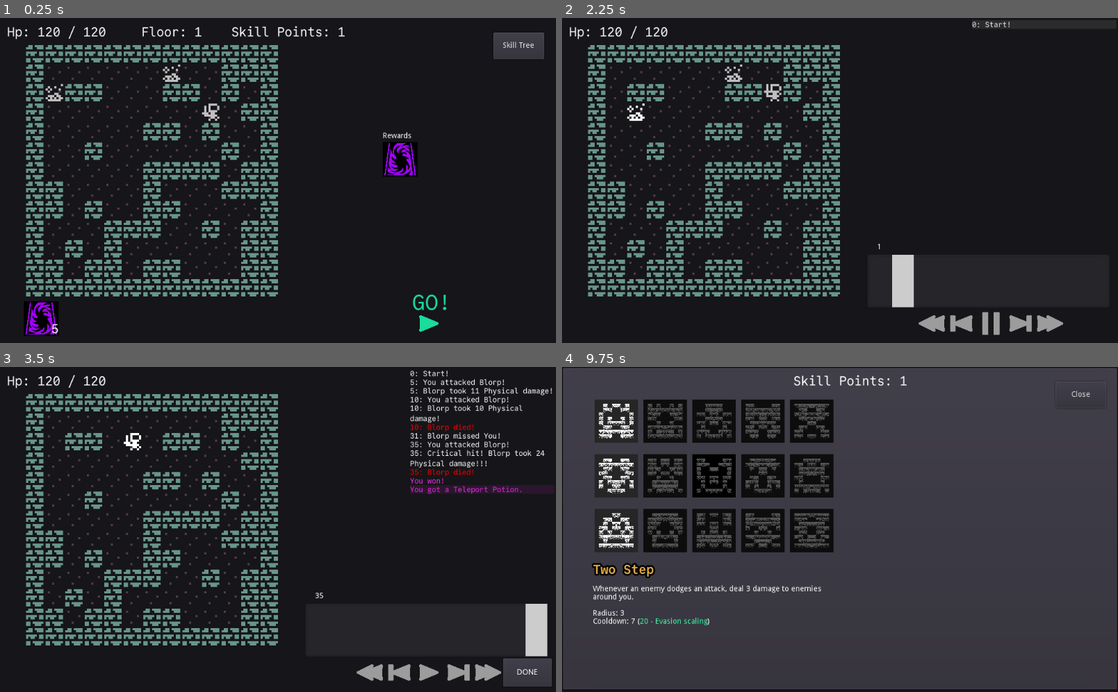
Above: before the commit, frames 1-4 (two rows, left to right).
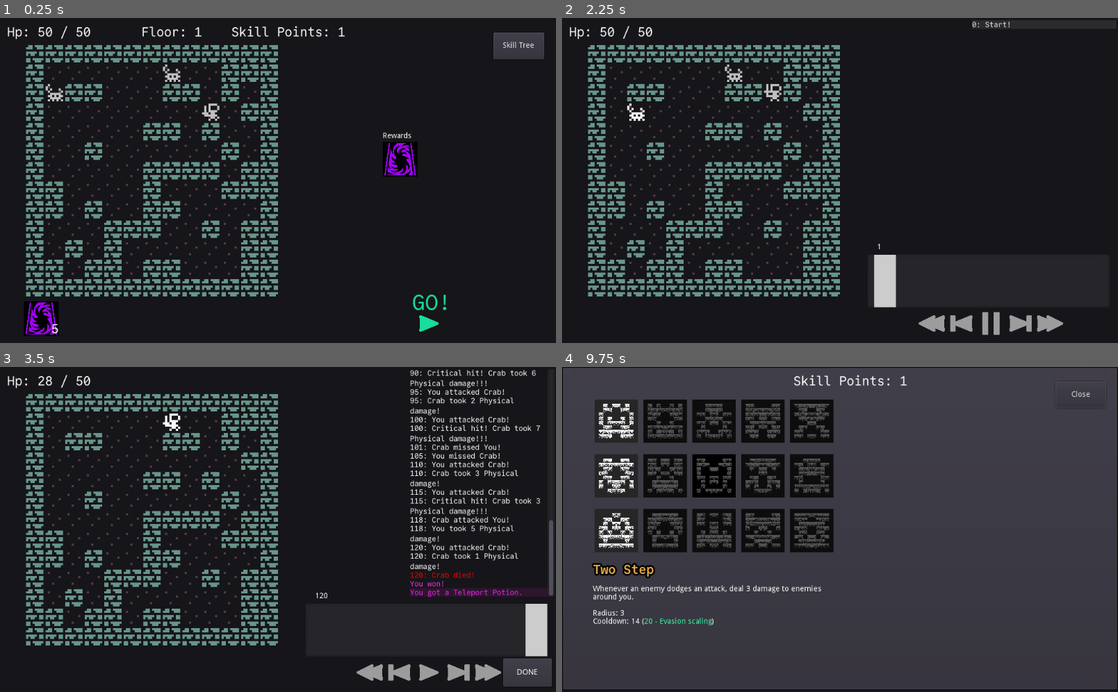
Above: after the commit, the same moments.

Repository: redxaxder/7DRL2024
Game: Godot game, scene res://main.tscn
The game is run twice, just before and just after one commit, with the same random seed, the same clock (stepped at 60 frames per second) and the same inputs.
Inputs (mouse positions are in pixels of both pictures, inside the frame that each line leads up to):
- Up to frame 1 (0.25 s): no input
- Up to frame 2 (2.25 s): click (990, 317) at 0.5 s; click (1045, 24) at 1.25 s; tap Enter at 2 s; move the mouse to (840, 180) at 2.02 s; hold D (right) from 2.03 s (still down); hold Space (toggle) from 2.03 s (still down); click (840, 180) at 2.17 s
- Up to frame 3 (3.5 s): move the mouse to (166, 545) at 2.77 s; release D (right) at 2.78 s; release Space (toggle) at 2.78 s; hold S (down) from 2.78 s (still down); tap Space (toggle) at 2.85 s
- Up to frame 4 (9.75 s): release S (down) at 3.5 s; click "DONE" at 3.5 s; click "Skill Tree" at 4.25 s; click (617, 422) at 5.02 s; click (667, 422) at 5.77 s; click (712, 422) at 6.52 s; click (762, 422) at 7.27 s; click (812, 422) at 8.02 s; click (667, 477) at 8.77 s; click (712, 477) at 9.52 s

The runs differ from the first frame. In frame 1, 0.3% of the frame differs, in the area x 6-33%, y 2-26%; in frame 2, 1.4%; in frame 3, 4.9%, in the area x 6-100%, y 0-72%; in frame 4, 0.2%.

Commit message:
crash fix, encounters, time travel fix, shrine buff

Diff:
--- a/data/actor_types.gd
+++ b/data/actor_types.gd
@@ -43,7 +43,7 @@
 
 const STATS = {
 	Type.Player: {
-		"base": [10, 10, 80, 10, 10, 10],
+		"base": [10, 10, 10, 10, 10, 10],
 		Stat.Kind.Health: 30,
 		 },
 	Type.Gazer: {
@@ -180,7 +180,7 @@
 		"effect_type": SkillsCore.EffectType.StatBuff,
 		"mod_stat": stat,
 		"radius": 100,
-		"power": 5,
+		"power": 10,
 		"targets": SkillsCore.Target.Allies,
 		"cooldown_time": 1,
 	})
--- a/data/encounter/EncounterDriver.gd
+++ b/data/encounter/EncounterDriver.gd
@@ -125,7 +125,7 @@
 		queue.force_front(reaction, reaction.trigger_time)
 
 class Reaction extends Resource:
-	var trigger_time: int = -1
+	var trigger_time: float = -1
 	var ability: Ability = null
 	var actor_idx: int = -1
 	var target_idx: int = -1
--- a/data/skills/Ability.gd
+++ b/data/skills/Ability.gd
@@ -70,7 +70,7 @@
 		if m.modified_param == modified_param:
 			return "{0}".format([
 				# str(m.coefficient * 100),
-				Stat.Kind.keys()[m.modifier_stat]
+				Stat.NAME[m.modifier_stat]
 			])
 
 func describe_effect(stats: StatBlock) -> String:
--- a/main.gd
+++ b/main.gd
@@ -237,20 +237,26 @@
 		"max": 6,
 		"units": [Actor.Type.Blorp]
 	},
-	{	"weight": 100,
-		"weight_scaling": -1,
-		"min": 1,
+	{	"weight": 100, # how frequent it is in early game
+		"weight_scaling": 3, # how frequent it is in late game
+		"min": 1,
+		"max": 6,
+		"units": [Actor.Type.Crab]
+	},
+	{	"weight": 400,
+		"weight_scaling": -30,
+		"min": 2,
 		"max": 2,
 		"units": [Actor.Type.Wolf]
 	},
 	{	"weight": 0,
-		"weight_scaling": 1,
+		"weight_scaling": 3,
 		"min": 1,
 		"max": 2,
-		"units": [Actor.Type.Wolf]
+		"units": [Actor.Type.Wolf, Actor.Type.Imp]
 	},
 	{	"weight": 0,
-		"weight_scaling": 2,
+		"weight_scaling": 6,
 		"min": 3,
 		"max": 7,
 		"units": [Actor.Type.Wolf]
@@ -260,6 +266,12 @@
 		"min": 1,
 		"max": 6,
 		"units": [Actor.Type.Goblin]
+	},
+	{	"weight": 50,
+		"weight_scaling": 4,
+		"min": 1,
+		"max": 6,
+		"units": [Actor.Type.Imp]
 	},
 	{	"weight": 0,
 		"weight_scaling": 3,
--- a/playback/ViewState.gd
+++ b/playback/ViewState.gd
@@ -44,7 +44,7 @@
 	emit_hover()
 
 func emit_hover():
-	if hover_index >= 0:
+	if hover_index >= 0 and hover_index < state.actors.size():
 		emit_signal("actor_hovered", state.actors[hover_index])
 	else:
 		emit_signal("actor_hovered", null)
